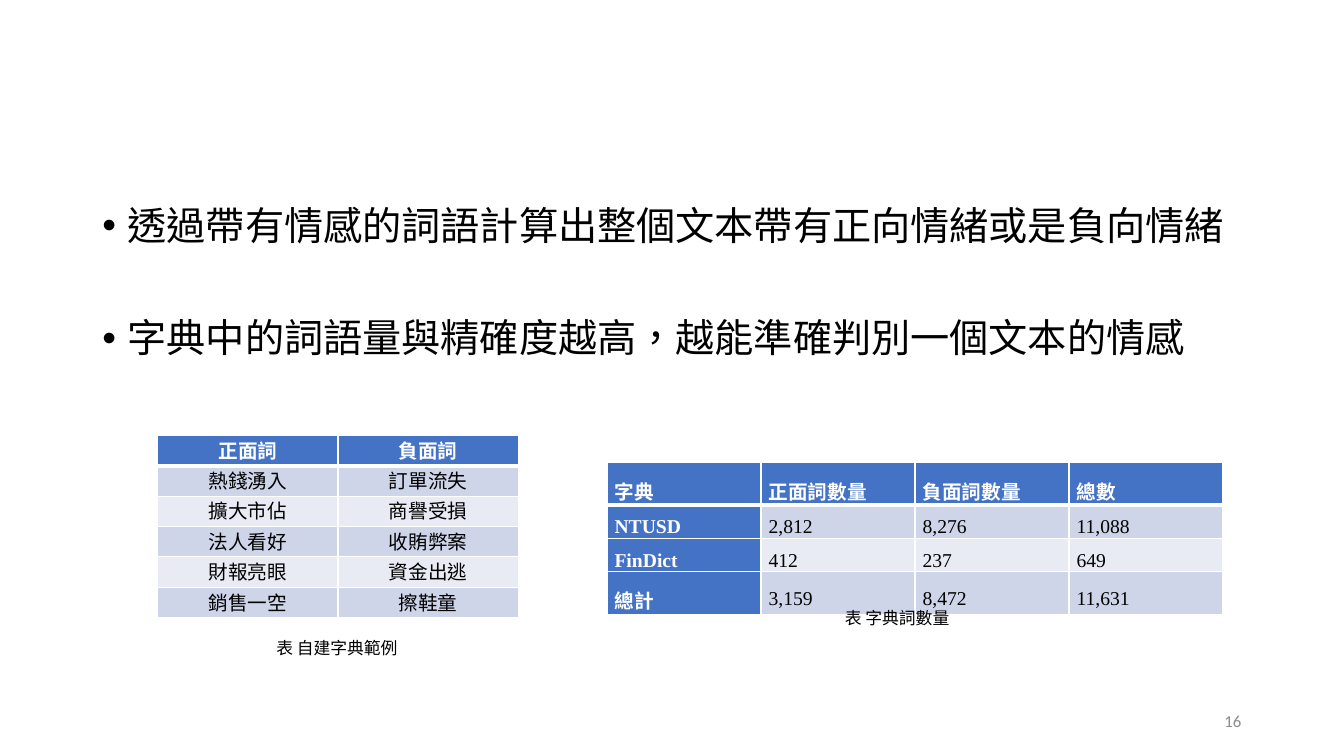
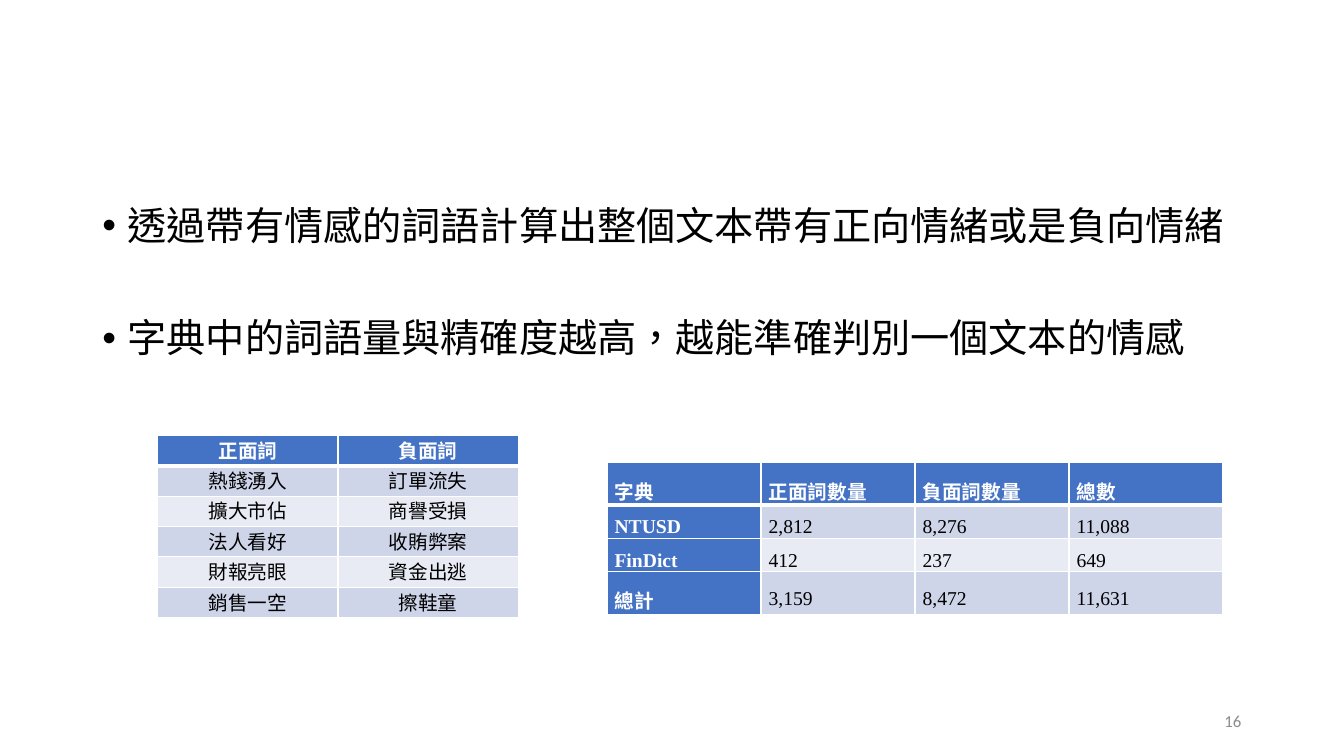
Before and after one commit to Skya-neko/StockPrediction, a slide deck: slide 16 of document/基於財經字典與分析指標的神經網路預測股價趨勢.pptx. Drawn at 1344x756 pixels with LibreOffice and Linux fonts; fonts in the diff are those of the drawing; background and template pictures are left out. Boxes give left, top, right and bottom in pixels: in the first picture for what was removed or moved away, otherwise in the second. Text is boxed around its words. In the diff, an @@ line names an element or a change of style, - is before the commit and + after.

```diff
--- a/document/基於財經字典與分析指標的神經網路預測股價趨勢.pptx
+++ b/document/基於財經字典與分析指標的神經網路預測股價趨勢.pptx
@@ text removed at (x1=845, y1=607, x2=949, y2=629) @@
-表 字典詞數量
@@ text removed at (x1=276, y1=640, x2=398, y2=656) @@
-表 自建字典範例
```
Also in this commit, not shown: 23 other slides changed, 2 slides added, 1 slide removed, 7 other files.
